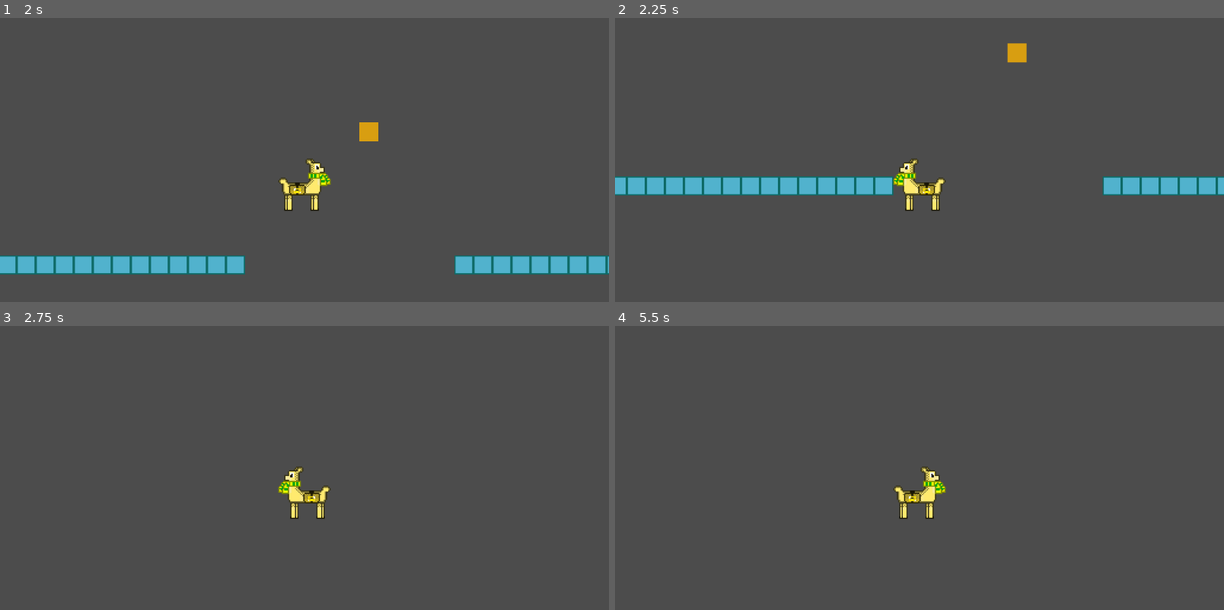
Above: before the commit, frames 1-4 (two rows, left to right).
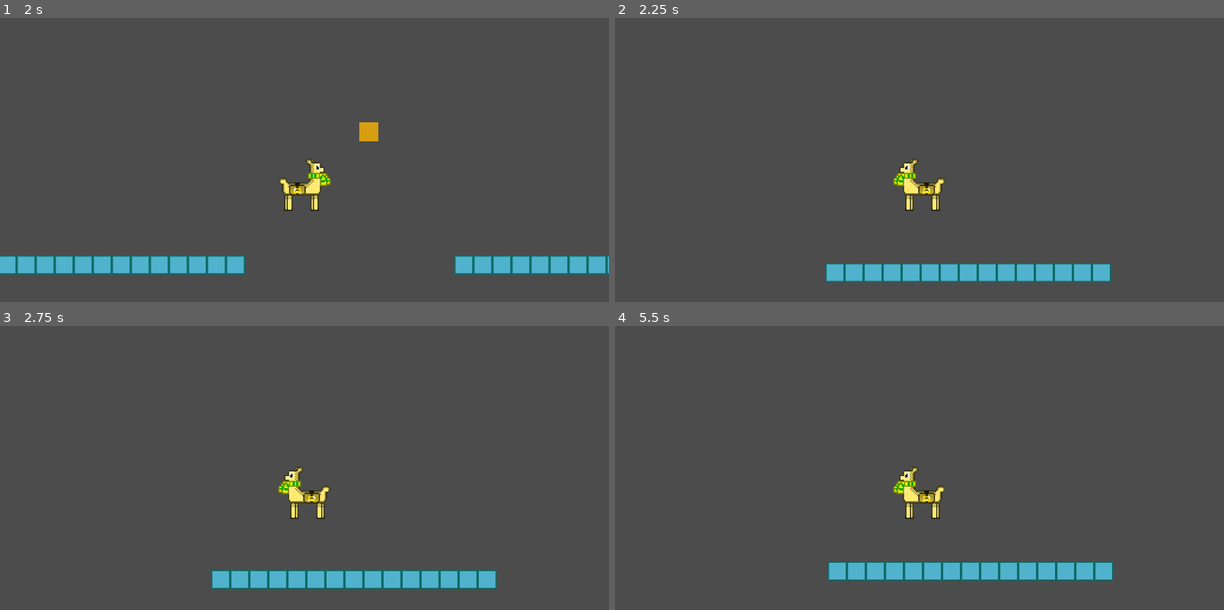
Above: after the commit, the same moments.

Repository: LeoDog896/Llama-Zips
Game: Godot game, scene res://Templates/LevelTemplate.tscn
The game is run twice, just before and just after one commit, with the same random seed, the same clock (stepped at 60 frames per second) and the same inputs.
Inputs (mouse positions are in pixels of both pictures, inside the frame that each line leads up to):
- Up to frame 1 (2 s): tap Enter at 0.5 s; move the mouse to (438, 165) at 0.52 s; hold Right (ui_right) from 0.53 s (still down); click (438, 165) at 0.6 s; tap Space (jump) at 0.77, 1.52 s; move the mouse to (182, 202) at 1.27 s; click (182, 202) at 1.35 s
- Up to frame 2 (2.25 s): move the mouse to (980, 106) at 2.02 s; release Right (ui_right) at 2.03 s; hold A (ui_left) from 2.03 s (still down); click (980, 106) at 2.1 s
- Up to frame 3 (2.75 s): keep holding A (ui_left)
- Up to frame 4 (5.5 s): move the mouse to (889, 564) at 2.77 s; release A (ui_left) at 2.78 s; hold Right (ui_right) 2.78-4.28 s; click (889, 564) at 2.85 s; tap Space (jump) at 3.02, 3.77, 4.25, 4.52 s; move the mouse to (1102, 547) at 3.52 s; click (1102, 547) at 3.6 s; move the mouse to (736, 439) at 4.27 s; hold A (ui_left) 4.28-5.03 s; click (736, 439) at 4.35 s; tap Enter at 5 s; move the mouse to (949, 493) at 5.02 s; hold Right (ui_right) from 5.03 s (still down); click (949, 493) at 5.1 s

Frame 1 is identical in both runs. In frame 2, 7.8% of the frame differs, in the area x 0-100%, y 8-94%; in frame 3, 3.1%; in frame 4, 4.3%.

Commit message:
Organization

Diff:
--- a/Utils/Player.tscn
+++ b/Utils/Player.tscn
@@ -30,4 +30,3 @@
 
 [node name="RayCast2D" type="RayCast2D" parent="."]
 rotation = -1.5708
-enabled = true
--- a/Utils/Scripts/Player.gd
+++ b/Utils/Scripts/Player.gd
@@ -9,7 +9,7 @@
 onready var sprite    : Sprite           = get_node("Sprite")
 onready var collision : CollisionShape2D = get_node("CollisionShape2D")
 
-onready var raycast                 = get_node("RayCast2D")
+onready var raycast   : RayCast2D        = get_node("RayCast2D")
 
 var can_jump = true
 var can_fullscreen = true
@@ -58,9 +58,9 @@
 func switchbody(toWhom, pos): #false = switch to rigid
 	if toWhom:
 		raycast.cast_to = pos
-		collision_point = raycast.get_collision_point()
-		print(collision_point)
-		if is_instance_valid(collision_point):
+		raycast.enabled = true
+		if raycast.is_colliding():
+			collision_point = raycast.get_collision_point()
 			isGrappling = true
 			thing = !thing
 			grapplingVelocity = collision_point.normalized()
